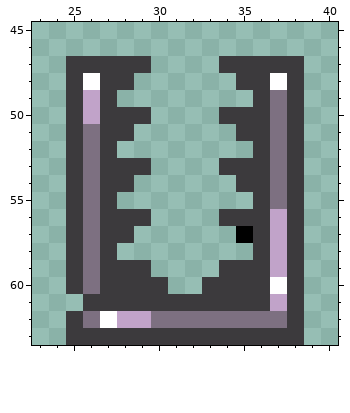
Edited in one commit: pixel-art sprite (Eldrax/sprites/spr_bear_trap/68fdf0a5-e909-4a5f-bdcc-7a1f749279cb.png). The picture above was drawn from the file before the commit.
The file is 64x64 pixels. Pixels under 10% opacity are left out. Shown: x 23..40, y 45..63.
After the commit:
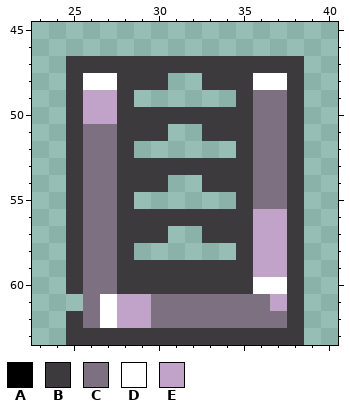
Palette (. is transparent): A #000000  B #3c3a3d  C #7d7081  D #ffffff  E #c1a3c9
Edits made:
@@ x 23..40 @@
 46 ..................
-47 ..BBBBB....BBBBB..
-48 ..BDBB......BBDB..
-49 ..BEB........BCB..
-50 ..BEBBB....BBBCB..
-51 ..BCBB......BBCB..
-52 ..BCB........BCB..
-53 ..BCBBB....BBBCB..
-54 ..BCBB......BBCB..
-55 ..BCB........BCB..
-56 ..BCBBB....BBBEB..
-57 ..BCBB......ABEB..
-58 ..BCB........BEB..
-59 ..BCBBB....BBBEB..
-60 ..BCBBBB..BBBBDB..
-61 ...BBBBBBBBBBBEB..
+47 ..BBBBBBBBBBBBBB..
+48 ..BDDBBB..BBBDDB..
+49 ..BEEB......BCCB..
+50 ..BEEBBBBBBBBCCB..
+51 ..BCCBBB..BBBCCB..
+52 ..BCCB......BCCB..
+53 ..BCCBBBBBBBBCCB..
+54 ..BCCBBB..BBBCCB..
+55 ..BCCB......BCCB..
+56 ..BCCBBBBBBBBEEB..
+57 ..BCCBBB..BBBEEB..
+58 ..BCCB......BEEB..
+59 ..BCCBBBBBBBBEEB..
+60 ..BCCBBBBBBBBDDB..
+61 ...CDEECCCCCCCEB..
 62 ..BCDEECCCCCCCCB..
